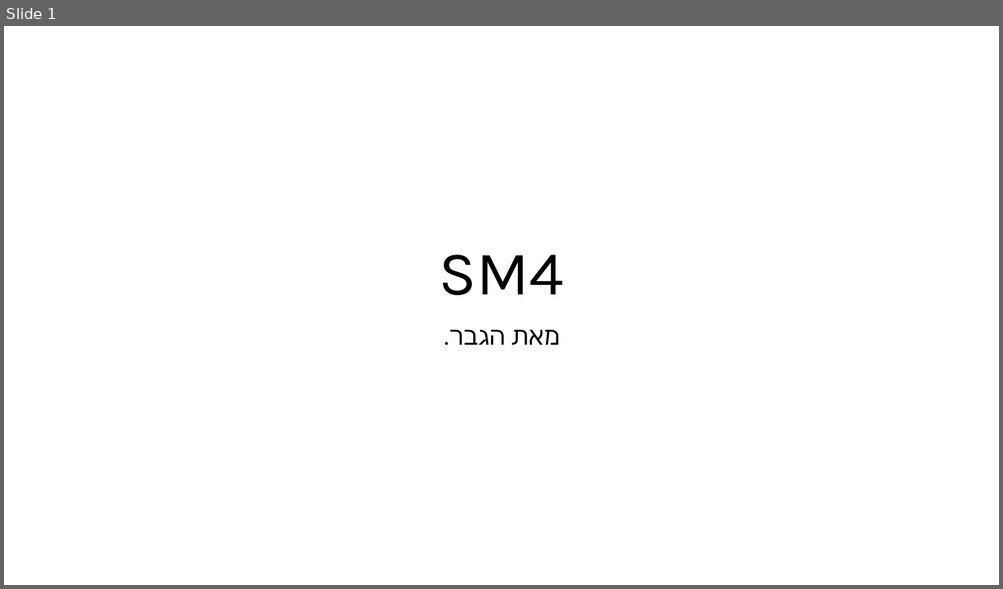
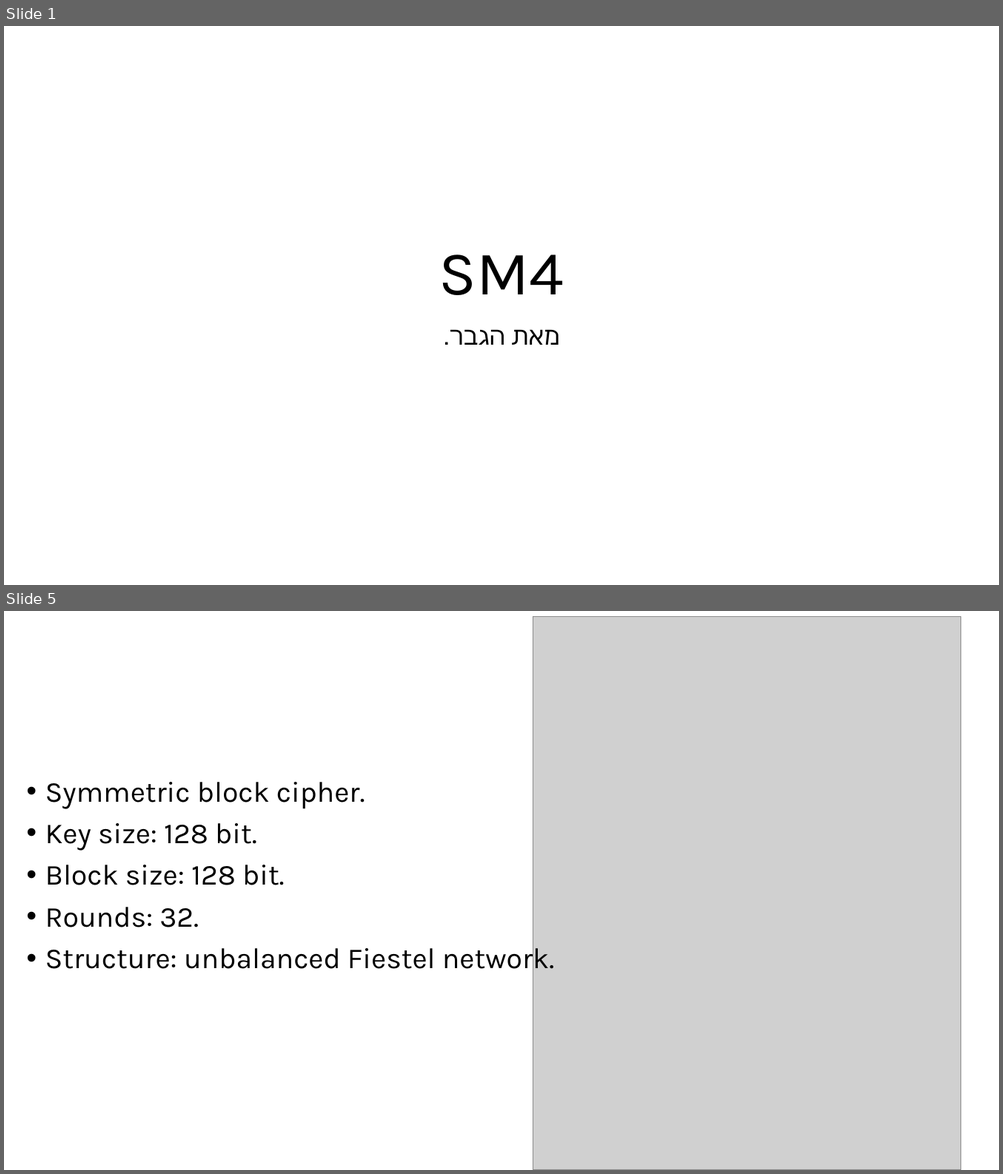
Before and after one commit to DorShabat/Cryptology-Project, a slide deck: SM4/SM4.pptx. Shown one above the other, each under a label of ours: slide 1 before the commit, slides 1 and 5 after it; the slides between them are not shown. The pictures are 1003x589 and 1003x1174 pixels, drawn with LibreOffice and Linux fonts; fonts in the diff are those of the drawing; grey boxes stand for pictures. Boxes give left, top, right and bottom in pixels: in the first picture for what was removed or moved away, otherwise in the second. Text is boxed around its words. In the diff, an @@ line names an element or a change of style, - is before the commit and + after.

```diff
--- a/SM4/SM4.pptx
+++ b/SM4/SM4.pptx
@@ slide 5 added at (4,611,999,1170), background #FFFFFF @@
@@ picture added at (532,616,961,1170) @@
@@ text added at (45,782,554,976), 28 pt, text #000000 @@
+• Symmetric block cipher.
+• Key size: 128 bit.
+• Block size: 128 bit.
+• Rounds: 32.
+• Structure: unbalanced Fiestel network.
```
Also in this commit, not shown: 1 slide changed, 6 other slides added, 4 slides removed, 3 other files.
